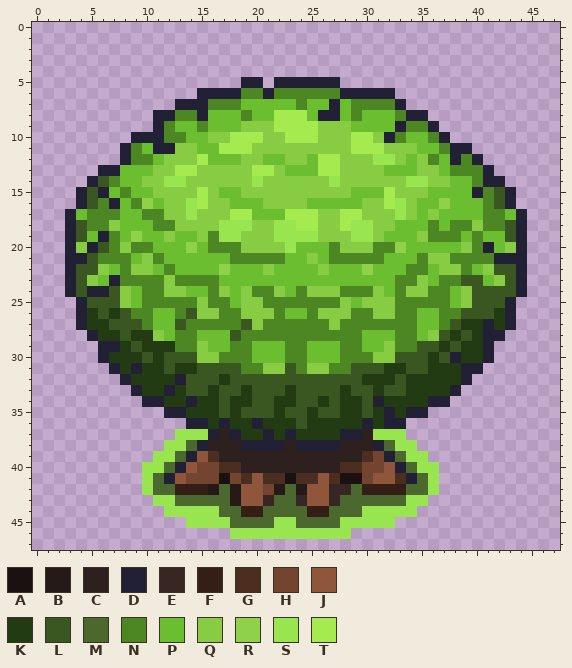
A pixel-art sprite gets an edit: New Unity Project/Assets/Spritesheets/Tree2.png. This is how it looked before the edit.
The file is 48x48 pixels.
Palette (. is transparent): A #1a1211  B #261a19  C #2e201f  D #222034  E #382625  F #341f16  G #4c2e20  H #734530  J #8f563b  K #233b12  L #3b5721  M #4b692f  N #4d8723  P #6abe30  Q #88cc43  R #90d14b  S #99e550  T #a5eb50
Pixels before, first column x 3:
 5 ................DD.DDDDDD.................
 6 ............DDDDNNDNNNNNNDDDDD............
 7 ..........DDDNNNPPPPPNPPDPNNNND...........
 8 ........DDNNDPPPNPPTTTPDDPNPPPNDD.........
 9 ........DNPPNPPPQQQTTTTQQQPPPPDNND........
10 ......DDDNNPPQQTTTQQTTTQQQTTQDNPPND.......
11 .....DNPDDQQPPTTTQQQQQQQQQTTTQQQPPNDD.....
12 .....DNNPQQQTPPPQQPPQQPTTQQQSSQPQNPDND....
13 ...DDPPPQQTTQQQQQTTQPPPTTQQQQPPPQQPNNND...
14 ..DLNPPQQSSQQQQQQSQQQQQQSQQQQQQSSQQPPNDD..
15 .DLDPNPPQQQQTQPPQQQQQQQQQQPPPTQQQPPPPDNLD.
16 .DLNDPNRPQQSTQQPPPQQQQPPPPPQQTSQPPRPPPNLD.
17 DPNNNPPNNQQSQQQTTPPPTTTQQTTQQQSQPQPPPPNNPD
18 DLNNQPPPNNQQQQSSSQQSSTTQQTSSQQPPPNPNNQNNLD
19 DLPDNPRPPQPPQNSSQQQSSSSQQQSSQPPPQNNNPNPPLD
20 DQDLNQNNPPPRPNNNQQQQSPPPNQQQNNRPPPPPQNDPQD
21 DDLNNNPQNPPPPPPNNNNNPPQPNNNNNPPPNQQNNNNDDD
22 DLLQPNQQPNPPPPRPPPQPPPPQPPPRPPPNNPQQNPQLLD
23 DLQPDNNNNQNNNNPPPPPPPPPPPPPPPPNNQPNNLLPQLD
24 DLDDLQPNNQQPPNQPQNNQPNQQQNNNQPNQQNNPQLLLLD
25 .DLLLQPNNNNNQNNPQQNNNNNNNQPQQQNNNNNPQLLLD.
26 .DKLKLNNPPNLQQNNQQQNPPNQQQNNQQNNPPNNLLLKD.
27 .DKKLLLNPPLNNNNNLQNNNNNNQNNNNNNNPPNLKKDKD.
28 ..DKKLKKQPNNPPPLNNNNNNNNNNNPPPNNPQLKLKDD..
29 ...DDKLKKKNNQPPNNPPPNNPPPNNPPQNNLLKLKKD...
30 ...DKKKLKLLLQQNNNPPPNNPPPNNNQQLLLKLDKKD...
31 ....DKDKKLKKLLLLNNQQLNQQNNLLLKKLLKKKDD....
32 .....DKKKKDLLLKLLLLLLLLLLLLKKKLKKKKKD.....
33 ......DKKDKLLKLLKLLLKLLLLKLLKLLKKKKD......
34 .......DDKKDKKLKKLLKKLLKLKKLDKKKKDD.......
35 .........DDKKKLKLLLKLLKLLKKLKDKDD.........
36 ...........DDKDKKDKKKLKKKKKDKDD...........
37 ..........SSSDCDKKDKDKKKKDDCSSS...........
38 .........SSMDCCCDDDDCDDDDCCCDMSS..........
39 ........SSMDJGCCCCCCCCCCCCCGHDMSS.........
40 .......SSMDJHHGGCCCCCCCCCGGHHJDMSS........
41 .......SMDJHHHAHGJGGAGGJGAAHJJGDMS........
42 .......SMMFFFBMBJJHBMBJJEEMFFFFMMS........
43 ........SSMMMMMBJJEMMEJJEMMMMMMSS.........
44 .........SSSSSMMFFMMMMFFMMMSSSSS..........
45 ...........SSSSMMMMSSMMMMSSSSS............
46 ...............SSSSSSSSSSS................
After:
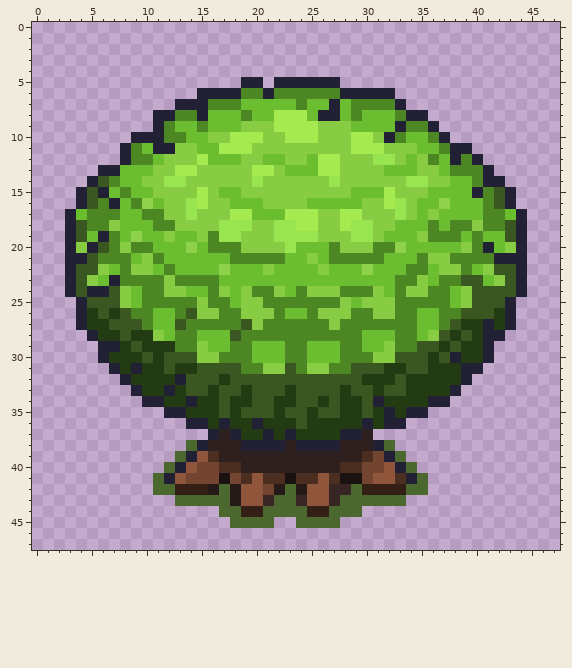
From old to new:
{"y":37,"x":13,"old":"SSS","new":"..."}
{"y":37,"x":31,"old":"SSS","new":"..."}
{"y":38,"x":12,"old":"SS","new":".."}
{"y":38,"x":33,"old":"SS","new":".."}
{"y":39,"x":11,"old":"SS","new":".."}
{"y":39,"x":34,"old":"SS","new":".."}
{"y":40,"x":10,"old":"SS","new":".."}
{"y":40,"x":35,"old":"SS","new":".."}
{"y":41,"x":10,"old":"S","new":"."}
{"y":41,"x":36,"old":"S","new":"."}
{"y":42,"x":10,"old":"S","new":"."}
{"y":42,"x":36,"old":"S","new":"."}
{"y":43,"x":11,"old":"SS","new":".."}
{"y":43,"x":34,"old":"SS","new":".."}
{"y":44,"x":12,"old":"SSSSS","new":"....."}
{"y":44,"x":30,"old":"SSSSS","new":"....."}
{"y":45,"x":14,"old":"SSSS","new":"...."}
{"y":45,"x":22,"old":"SS","new":".."}
{"y":45,"x":28,"old":"SSSSS","new":"....."}
{"y":46,"x":18,"old":"SSSSSSSSSSS","new":"..........."}
